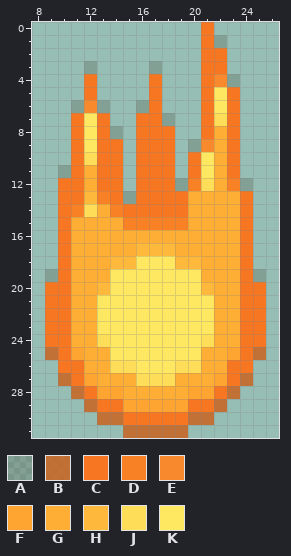
One commit to this pixel-art sprite: assets/sprites/Iceball.png. This is how it looked before the edit.
The file is 32x32 pixels. Colours within 5 levels of each other are drawn and written as one. Shown: x 8..26, y 0..31.
Palette (. is transparent): A #2d16052d  B #cb611bd2  C #f77622  D #f88025  E #f88a2d  F #fda431  G #feae34  H #feb83c  J #fedd59  K #fee761
And afterwards:
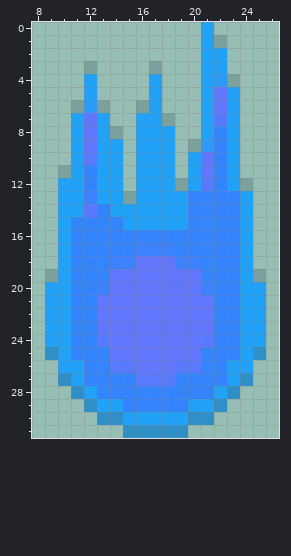
Edits made:
colour A: #2d16052d -> #051c2d2d
colour B: #cb611bd2 -> #1b85cbd2
colour C: #f77622 -> #22a2f7
colour E: #f88a2d -> #2d9af8
colour G: #feae34 -> #3484fe
colour H: #feb83c -> #3c82fe
colour J: #fedd59 -> #597afe
colour K: #fee761 -> #6178fe
Changed rows in their new state; - is a pixel that keeps its letter.
first column x 11:
12 ---------C--C
13 --C----------
14 C--C---------
15 ----CCCCC----
first column x 11:
25 G-----------G
27 -G---------G-
28 --GG-----GG--
29 ----GGGGG----
Boxes around the changes in both pictures, in picture pixels (x1, y1, x2, y2):
changed: (45, 22, 266, 438)
